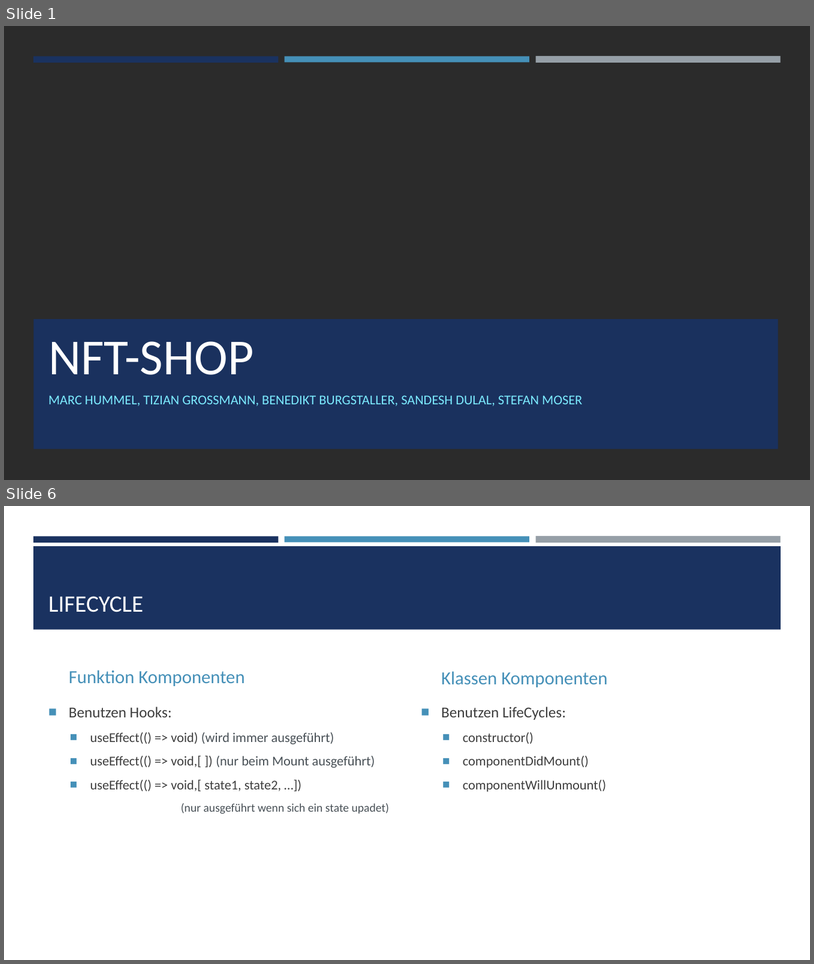
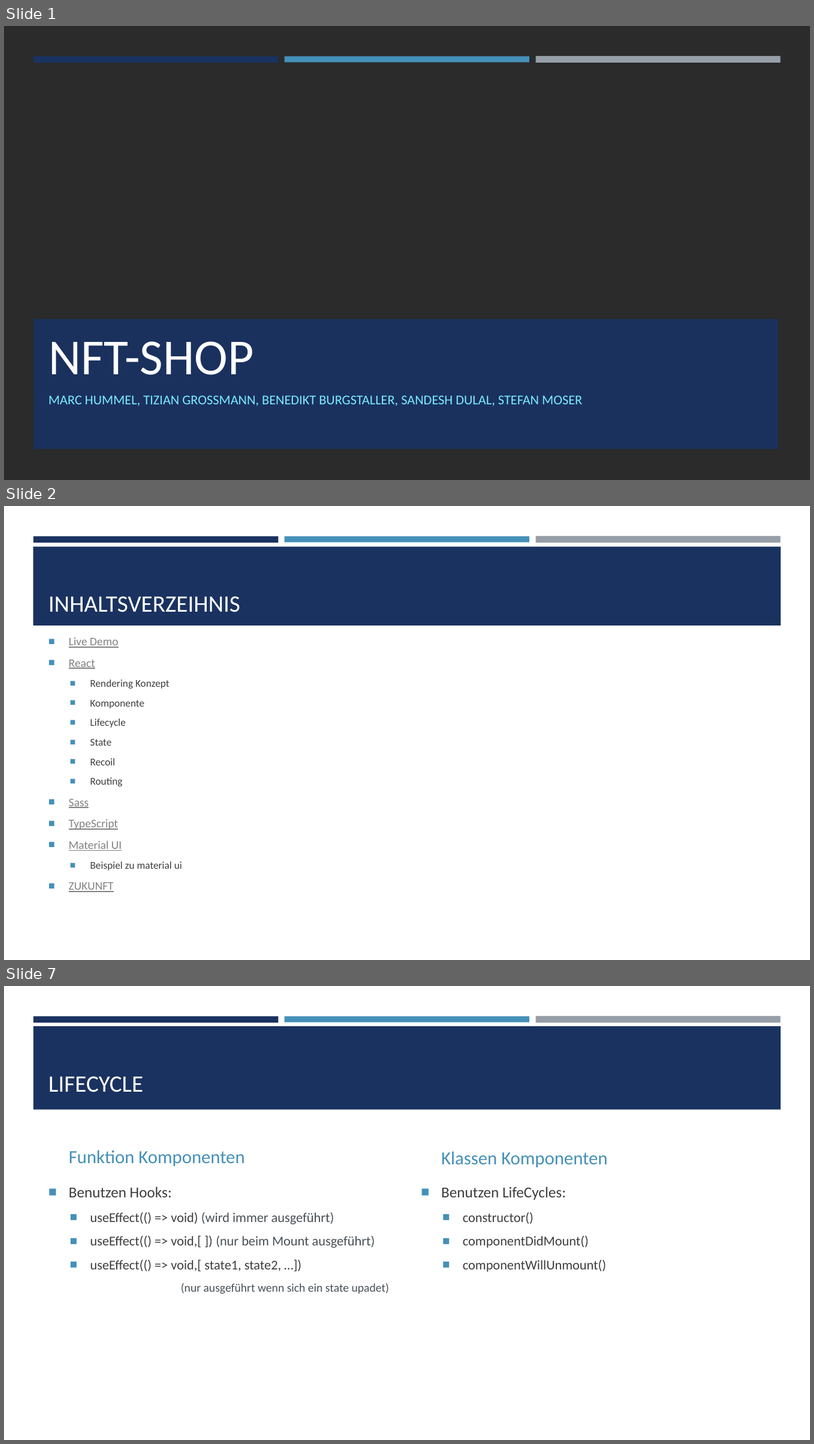
Before and after one commit to Stjeopka/NFT-Shop, a slide deck: NFT-Shop.pptx. Shown one above the other, each under a label of ours: slides 1 and 6 before the commit, slides 1, 2 and 7 after it; the slides between them are not shown. The pictures are 814x964 and 814x1444 pixels, drawn with LibreOffice and Linux fonts; fonts in the diff are those of the drawing; background and template pictures are left out; a plain dark background stands for a picture behind light text. Boxes give left, top, right and bottom in pixels: in the first picture for what was removed or moved away, otherwise in the second. Text is boxed around its words. In the diff, an @@ line names an element or a change of style, - is before the commit and + after.

Commit message:
Presentation compelt about react

```diff
--- a/NFT-Shop.pptx
+++ b/NFT-Shop.pptx
@@ slide 2 added at [4,506,810,960], background #FFFFFF; not listed: 3 template elements that a slide beside it also shows @@
@@ rectangle added at [33,547,782,625], fill #1A3260 @@
@@ title added at [48,596,240,612], 28 pt, text #FFFFFF @@
+INHALTSVERZEIHNIS
@@ text added at [69,637,182,892], 12.4 pt, text #3D3D3D @@
+■ Live Demo
+■ React
+  ■ Rendering Konzept
+  ■ Komponente
+  ■ Lifecycle
+  ■ State
+  ■ Recoil
+  ■ Routing
+■ Sass
+■ TypeScript
+■ Material UI
+  ■ Beispiel zu material ui
+■ ZUKUNFT
@@ what was slide 6 is now slide 7 @@
```
Also in this commit, not shown: 5 slides changed, 2 other slides added, 1 slide removed.
